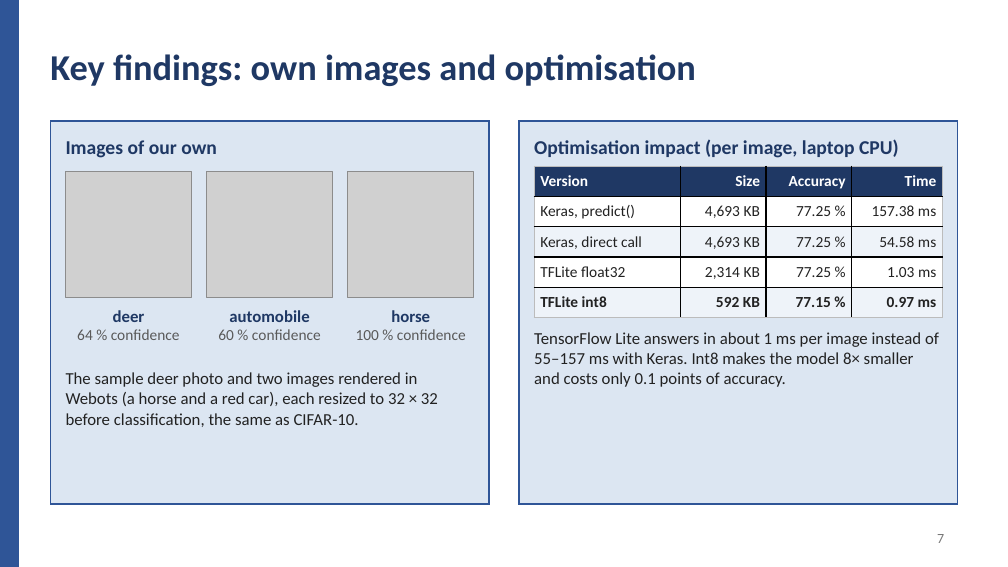
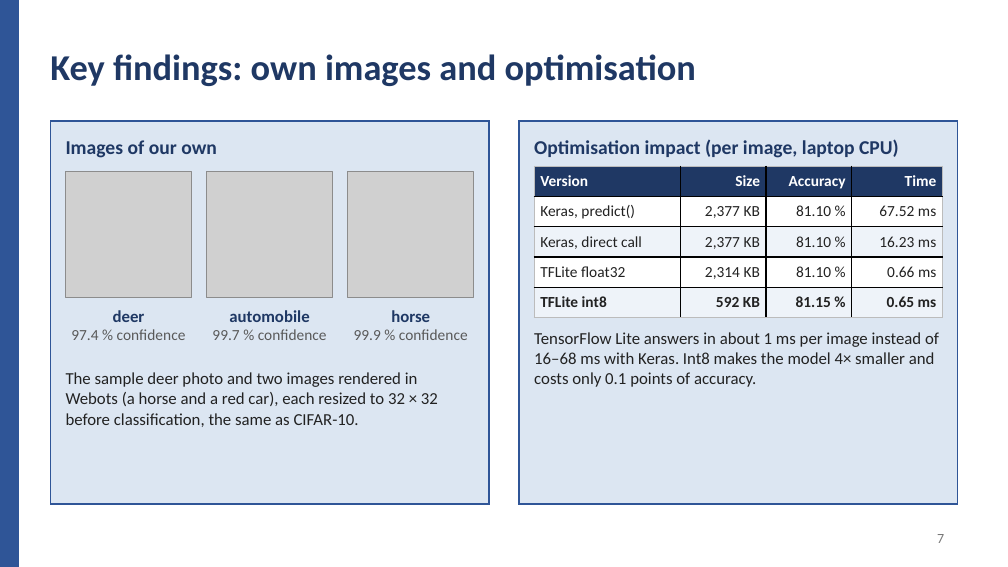
Before and after one commit to sinegan-ux/epuck-cnn-part2, a slide deck: slide 7 of presentation/Project_Part2_Presentation.pptx. Drawn at 1008x567 pixels with LibreOffice and Linux fonts; fonts in the diff are those of the drawing; grey boxes stand for pictures. Boxes give left, top, right and bottom in pixels: in the first picture for what was removed or moved away, otherwise in the second. Text is boxed around its words. In the diff, an @@ line names an element or a change of style, - is before the commit and + after.

```diff
--- a/presentation/Project_Part2_Presentation.pptx
+++ b/presentation/Project_Part2_Presentation.pptx
@@ table at bbox=[534, 166, 942, 318] @@
-row 2: Keras, predict() | 4,693 KB | 77.25 % | 157.38 ms
+row 2: Keras, predict() | 2,377 KB | 81.10 % | 67.52 ms
-row 3: Keras, direct call | 4,693 KB | 77.25 % | 54.58 ms
+row 3: Keras, direct call | 2,377 KB | 81.10 % | 16.23 ms
-row 4, column 3: 77.25 %
+row 4, column 3: 81.10 %
-row 4, column 4: 1.03 ms
+row 4, column 4: 0.66 ms
-row 5, column 3: 77.15 %
+row 5, column 3: 81.15 %
-row 5, column 4: 0.97 ms
+row 5, column 4: 0.65 ms
@@ text at bbox=[71, 329, 186, 340]: text changed @@
-64 % confidence
+97.4 % confidence
@@ text at bbox=[212, 329, 327, 340]: text changed @@
-60 % confidence
+99.7 % confidence
@@ text at bbox=[354, 329, 468, 340]: text changed @@
-100 % confidence
+99.9 % confidence
@@ text at bbox=[534, 332, 939, 387]: text changed @@
-TensorFlow Lite answers in about 1 ms per image instead of 55–157 ms with Keras. Int8 makes the model 8× smaller and costs only 0.1 points of accuracy.
+TensorFlow Lite answers in about 1 ms per image instead of 16–68 ms with Keras. Int8 makes the model 4× smaller and costs only 0.1 points of accuracy.
```
Also in this commit, not shown: 6 other slides changed, 4 other files.
